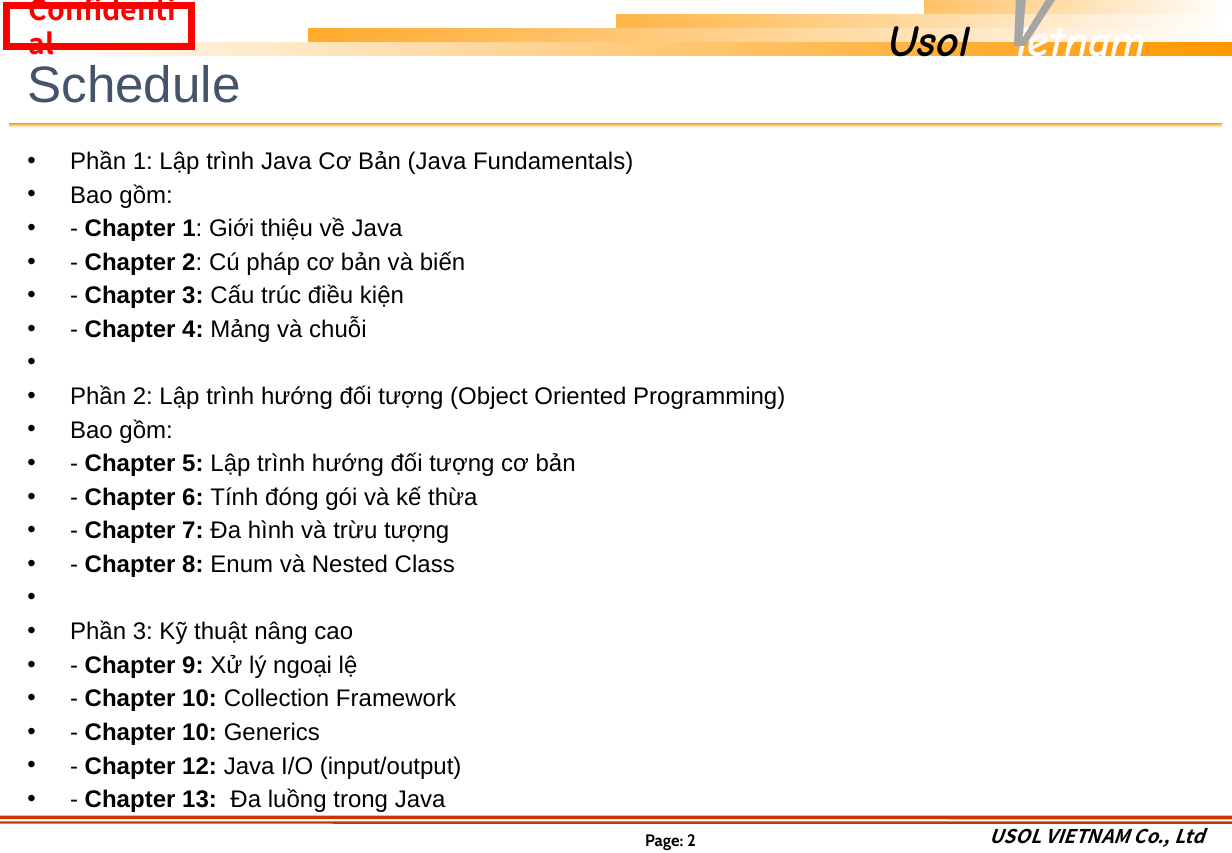
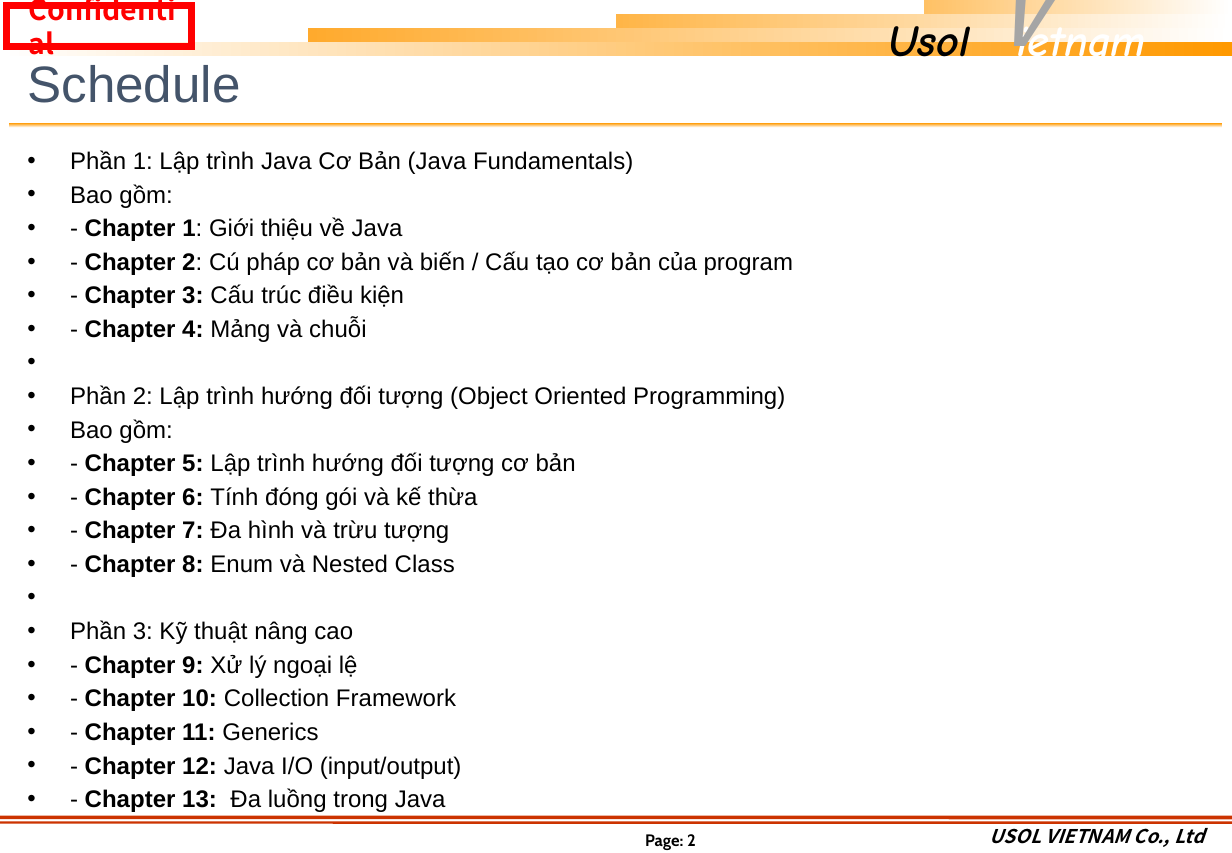
Before and after one commit to khuongmaingoc/javaDoc, a slide deck: slide 2 of Java_Week1.pptx. Drawn at 1232x853 pixels with LibreOffice and Linux fonts; fonts in the diff are those of the drawing; background and template pictures are left out. Boxes give left, top, right and bottom in pixels: in the first picture for what was removed or moved away, otherwise in the second. Text is boxed around its words. In the diff, an @@ line names an element or a change of style, - is before the commit and + after.

```diff
--- a/Java_Week1.pptx
+++ b/Java_Week1.pptx
@@ text at <box>85,251,793,275</box>: text changed @@
-• - Chapter 2: Cú pháp cơ bản và biến
+• - Chapter 2: Cú pháp cơ bản và biến / Cấu tạo cơ bản của program
@@ text at <box>85,722,318,745</box>: text changed @@
-• - Chapter 10: Generics
+• - Chapter 11: Generics
```
Also in this commit, not shown: 8 other slides changed, 4 slides added.
